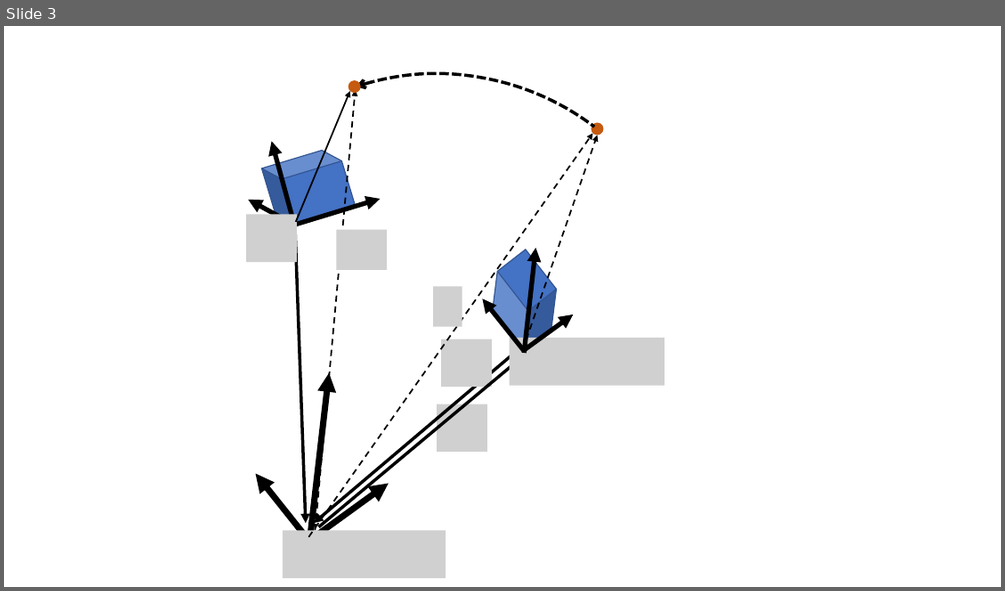
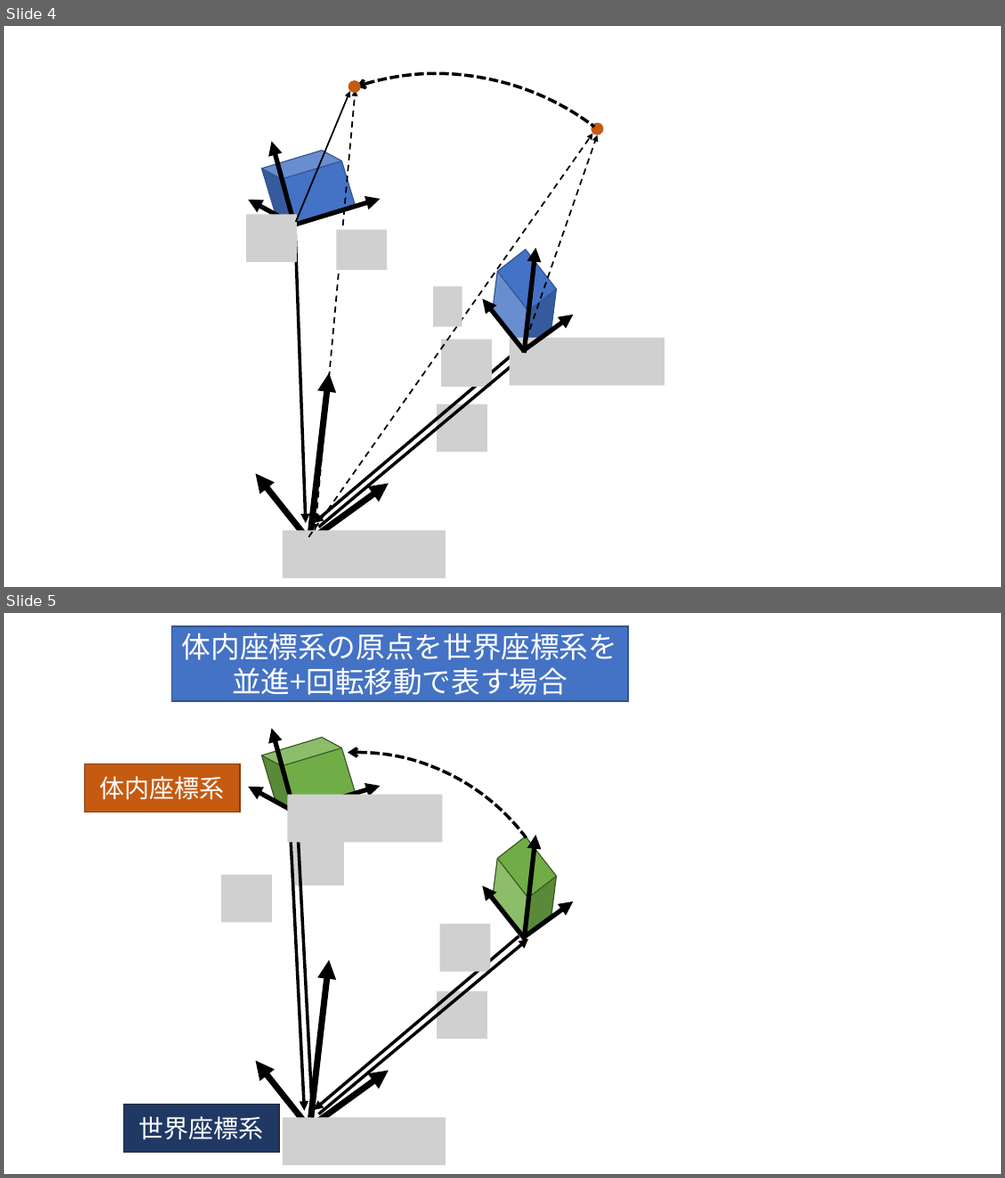
Before and after one commit to rurusasu/Diary, a slide deck: 座標変換.pptx. Shown one above the other, each under a label of ours: slide 3 before the commit, slides 4 and 5 after it. The pictures are 1005x591 and 1005x1178 pixels, drawn with LibreOffice and Linux fonts; fonts in the diff are those of the drawing; grey boxes stand for pictures. Boxes give left, top, right and bottom in pixels: in the first picture for what was removed or moved away, otherwise in the second. Text is boxed around its words. In the diff, an @@ line names an element or a change of style, - is before the commit and + after.

```diff
--- a/座標変換.pptx
+++ b/座標変換.pptx
@@ slide 5 added at [4,613,1001,1174], background #FFFFFF @@
@@ rectangle added at [171,626,629,701], fill #4472C4, outline #325491 1 pt, 28 pt, text #FFFFFF @@
+体内座標系の原点を世界座標系を
+並進+回転移動で表す場合
@@ arc (boxed as its full ellipse) added at [128,737,584,1174], outline #000000 3 pt dashed @@
@@ cube added at [262,732,356,817], fill #70AD47, outline #385723 1 pt @@
@@ arrow added from (294, 811) to (272, 728), #000000 4.5 pt @@
@@ rectangle added at [85,764,240,811], fill #C55A11, outline #843C0B 1 pt, 24 pt, text #FFFFFF @@
+体内座標系
@@ arrow added from (294, 811) to (248, 787), #000000 4.5 pt @@
@@ picture added at [287,795,442,843] @@
@@ arrow added from (294, 811) to (380, 786), #000000 4.5 pt @@
@@ arrow added from (290, 817) to (305, 1111), #000000 3 pt @@
@@ arrow added from (313, 1117) to (297, 811), #000000 3 pt @@
@@ picture added at [293,838,344,886] @@
@@ cube added at [476,836,573,936], fill #70AD47, outline #385723 1 pt @@
@@ arrow added from (524, 940) to (535, 835), #000000 4.5 pt @@
@@ picture added at [222,875,273,923] @@
@@ arrow added from (524, 938) to (483, 886), #000000 4.5 pt @@
@@ arrow added from (524, 937) to (573, 901), #000000 4.5 pt @@
@@ picture added at [440,924,491,971] @@
@@ arrow added from (519, 936) to (314, 1111), #000000 3 pt @@
@@ arrow added from (319, 1114) to (528, 939), #000000 3 pt @@
@@ arrow added from (310, 1124) to (329, 960), #000000 6 pt @@
@@ picture added at [437,990,488,1038] @@
@@ arrow added from (310, 1128) to (255, 1060), #000000 6 pt @@
@@ arrow added from (310, 1127) to (388, 1070), #000000 6 pt @@
@@ rectangle added at [124,1104,279,1152], fill #203864, outline #222A35 1 pt, 24 pt, text #FFFFFF @@
+世界座標系
@@ picture added at [283,1117,445,1165] @@
@@ what was slide 3 is now slide 4 @@
```
Also in this commit, not shown: 2 other slides added, 2 other files.
